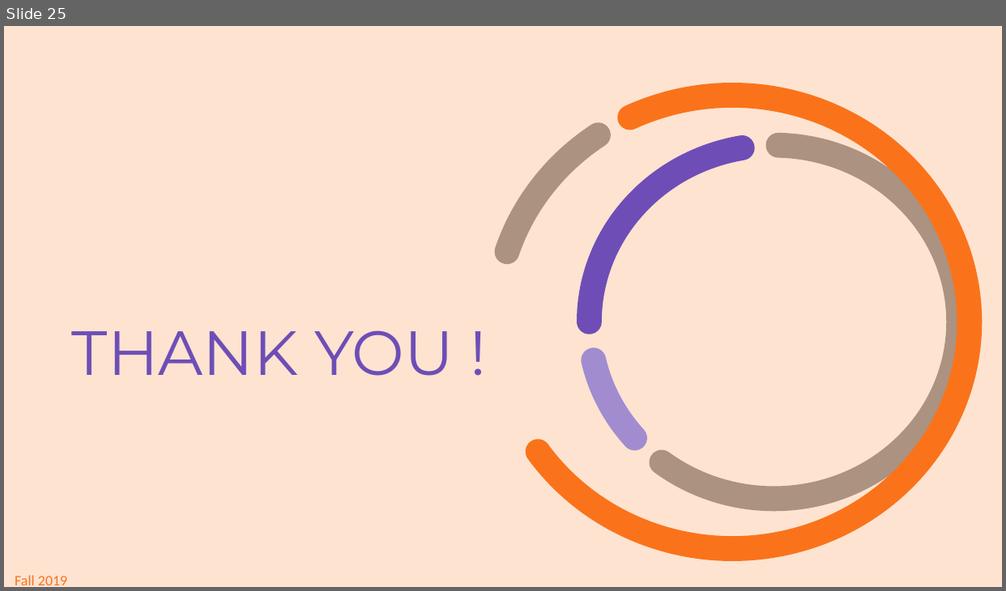
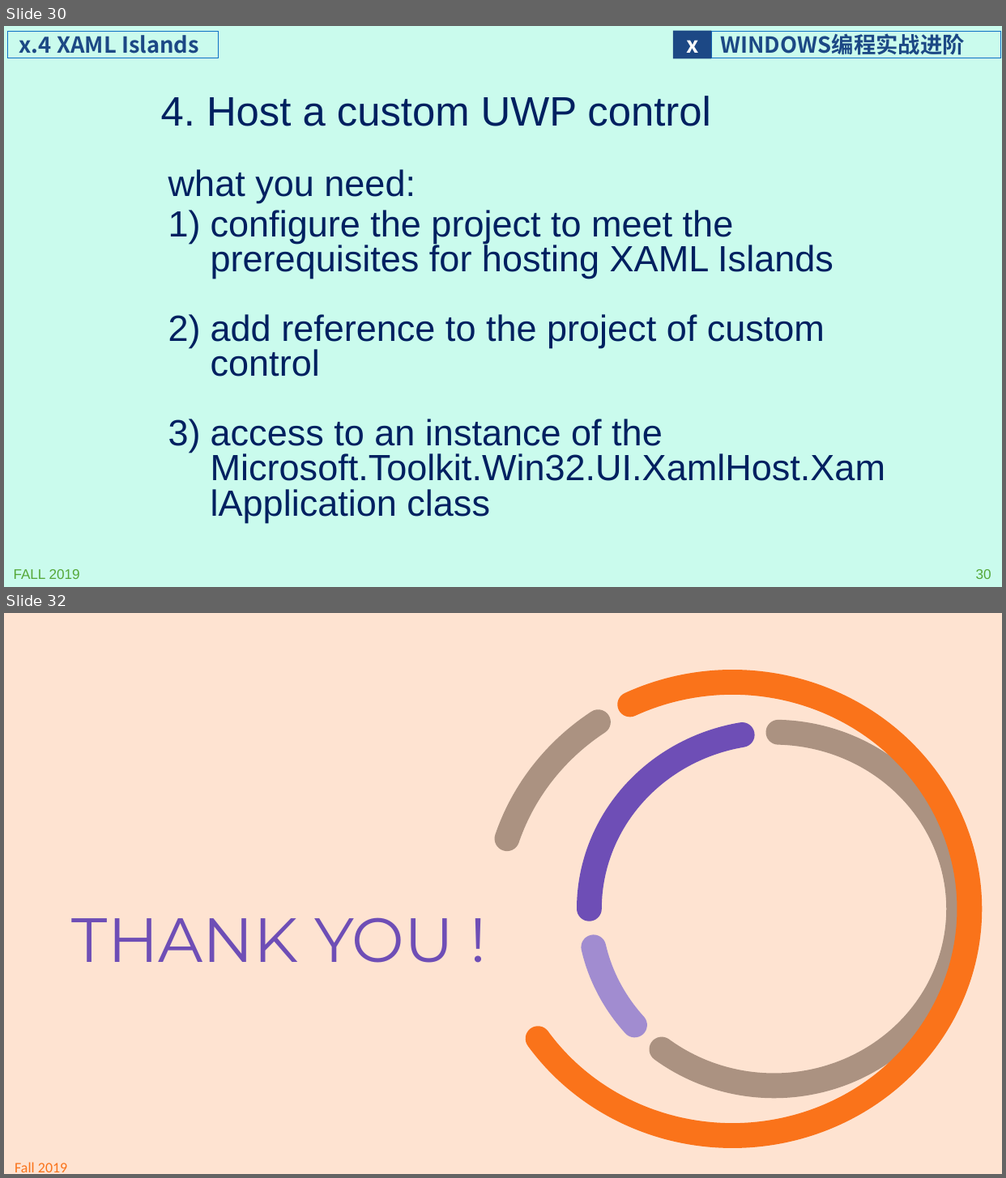
Before and after one commit to programming-windows/ppt, a slide deck: programmingWindows_extra.pptx. Shown one above the other, each under a label of ours: slide 25 before the commit, slides 30 and 32 after it; the slides between them are not shown. The pictures are 1006x591 and 1006x1178 pixels, drawn with LibreOffice and Linux fonts; fonts in the diff are those of the drawing; background and template pictures are left out. Boxes give left, top, right and bottom in pixels: in the first picture for what was removed or moved away, otherwise in the second. Text is boxed around its words. In the diff, an @@ line names an element or a change of style, - is before the commit and + after.

```diff
--- a/programmingWindows_extra.pptx
+++ b/programmingWindows_extra.pptx
@@ slide 30 added at <box>4,26,1002,587</box>, background #CAFBED @@
@@ rectangle added at <box>8,31,218,58</box>, outline #0F6FC6 0.75 pt, 21.3 pt, text #1C4885, bold @@
+x.4 XAML Islands
@@ rectangle added at <box>673,31,712,59</box>, fill #1C4885, 21.3 pt, text #FFFFFF, bold @@
+x
@@ rectangle added at <box>711,31,1000,58</box>, outline #0F6FC6 0.75 pt, 21.3 pt, text #1C4885, bold @@
+WINDOWS编程实战进阶
@@ title added at <box>161,96,710,126</box>, 39.6 pt, text #002060 @@
+4. Host a custom UWP control
@@ text added at <box>168,169,885,517</box>, 35.1 pt, text #002060 @@
+  what you need:
+  1) configure the project to meet the prerequisites for hosting XAML Islands
+  2) add reference to the project of custom control
+  3) access to an instance of the Microsoft.Toolkit.Win32.UI.XamlHost.XamlApplication class
@@ text added at <box>14,570,80,579</box>, 13.3 pt, text #55A839 @@
+FALL 2019
@@ page number added at <box>976,570,991,579</box>, 13.3 pt, text #55A839 @@
+30
@@ what was slide 25 is now slide 32 @@
```
Also in this commit, not shown: 2 slides changed, 6 other slides added.
